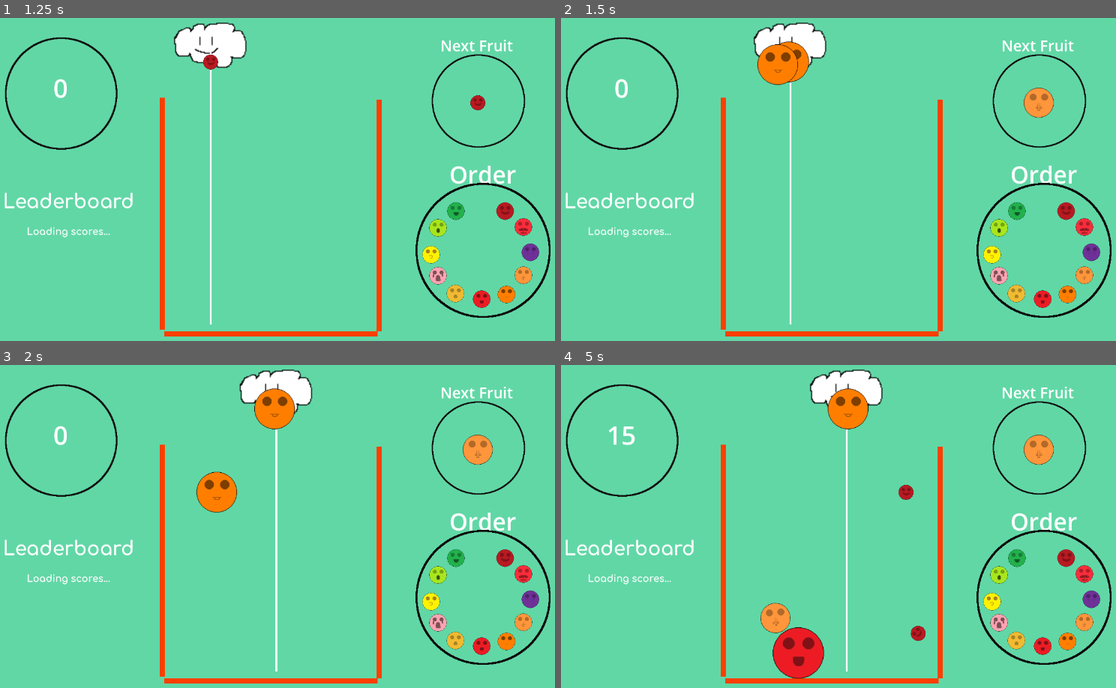
Above: before the commit, frames 1-4 (two rows, left to right).
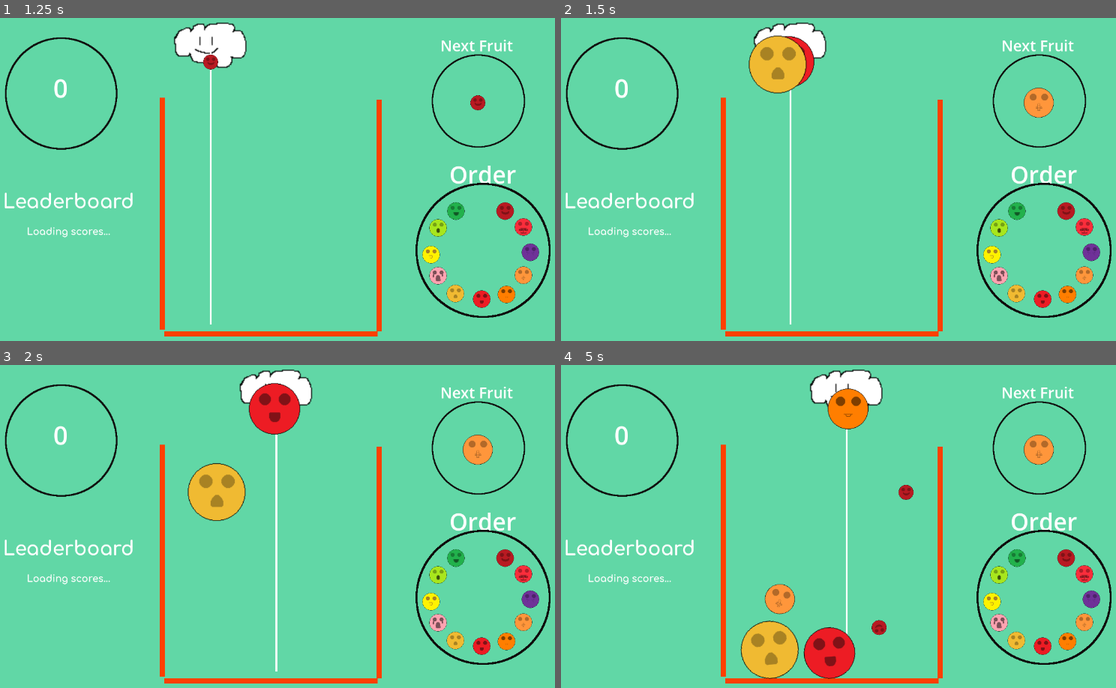
Above: after the commit, the same moments.

Repository: amunwes/suika_like
Game: Godot game, scene res://main.tscn
Two runs of this game, one before a commit and one after it. Both use one fixed random seed, a clock stepped at 60 frames per second and the inputs below.
Inputs (mouse positions are in pixels of both pictures, inside the frame that each line leads up to):
- Up to frame 1 (1.25 s): click "START" at 0.5 s
- Up to frame 2 (1.5 s): tap Enter at 1.25 s; move the mouse to (966, 166) at 1.27 s; hold Right (move_right) from 1.28 s (still down); tap S (drop) at 1.35 s
- Up to frame 3 (2 s): keep holding Right (move_right)
- Up to frame 4 (5 s): move the mouse to (710, 549) at 2.02 s; release Right (move_right) at 2.03 s; hold Left (move_left) 2.03-2.78 s; tap S (drop) every 0.75 s from 2.1 to 4.35 s; move the mouse to (894, 458) at 2.77 s; hold Right (move_right) 2.78-4.28 s; move the mouse to (799, 597) at 3.52 s; move the mouse to (1010, 581) at 4.27 s; hold Left (move_left) from 4.28 s (still down)

Frame 1 is identical in both runs. In frame 2, 1.7% of the frame differs, in the area x 33-46%, y 5-24%; in frame 3, 2.7%; in frame 4, 3.7%, in the area x 8-66%, y 18-98%.

Commit message:
fixed collision issue
problem was that I didn't enable continuous collision detection.
enabled ray casting and tested and the collision issue seems to be solved

Diff:
--- a/fruit.tscn
+++ b/fruit.tscn
@@ -148,7 +148,8 @@
 
 [node name="fruit" type="RigidBody2D" groups=["fruit"]]
 physics_material_override = SubResource("PhysicsMaterial_alkid")
-max_contacts_reported = 5
+continuous_cd = 1
+max_contacts_reported = 4
 contact_monitor = true
 script = ExtResource("1_bwn46")
 metadata/_edit_group_ = true
--- a/main.tscn
+++ b/main.tscn
@@ -154,6 +154,8 @@
 
 [node name="Main" type="Node"]
 script = ExtResource("1_k2b1h")
+curr_fruit_state = 6
+next_fruit_state = 5
 fruit_scene = ExtResource("2_5okll")
 
 [node name="Hud" parent="." instance=ExtResource("10_y1fwn")]
